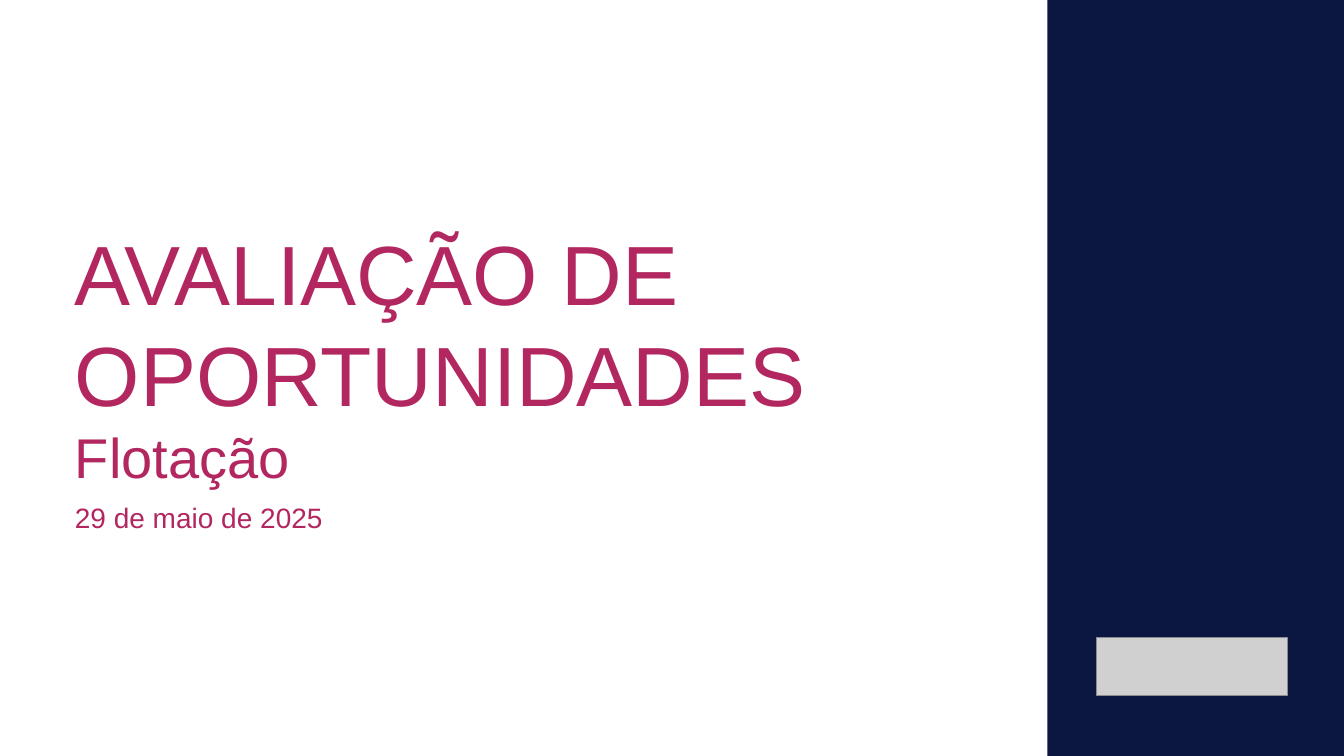
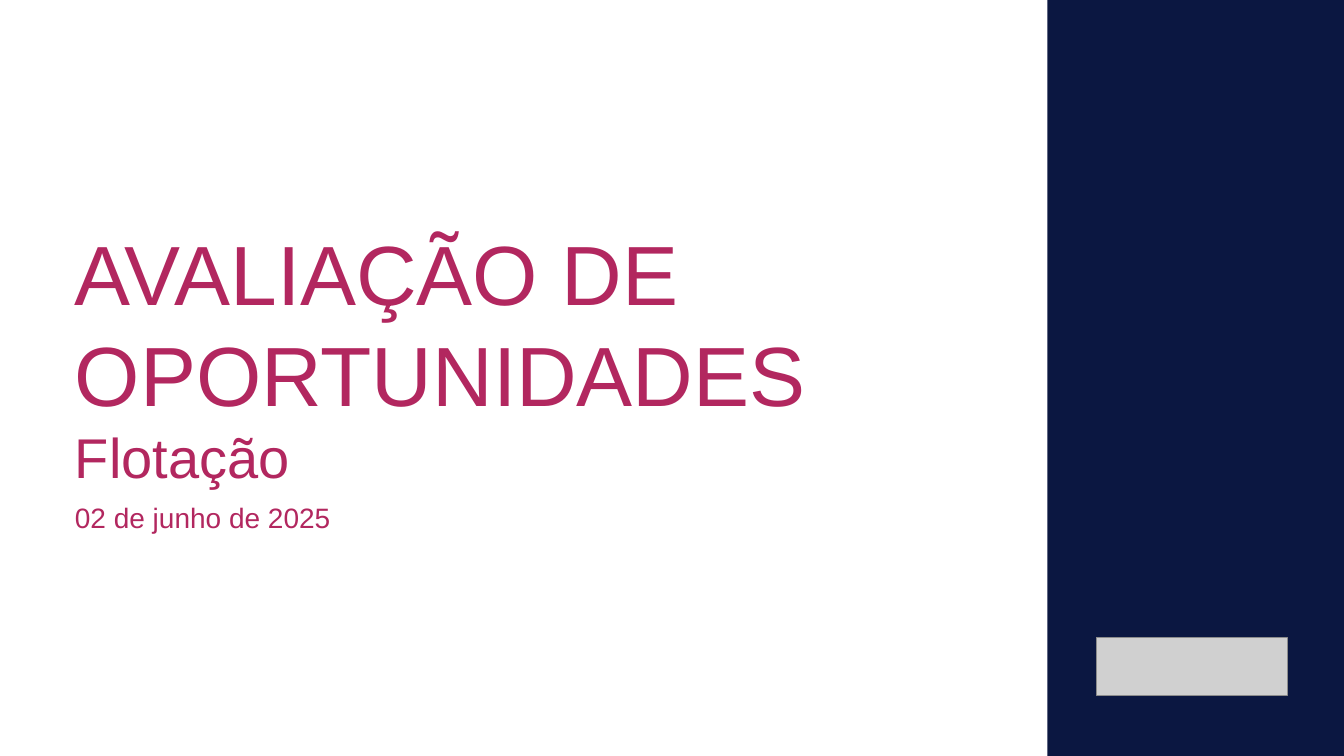
Before and after one commit to matleobor/case-ihm, a slide deck: slide 1 of IHM Stefanini - Análise de Oportunidade - Flotação.pptx. Drawn at 1344x756 pixels with LibreOffice and Linux fonts; fonts in the diff are those of the drawing; grey boxes stand for pictures. Boxes give left, top, right and bottom in pixels: in the first picture for what was removed or moved away, otherwise in the second. Text is boxed around its words. In the diff, an @@ line names an element or a change of style, - is before the commit and + after.

```diff
--- a/IHM Stefanini - Análise de Oportunidade - Flotação.pptx
+++ b/IHM Stefanini - Análise de Oportunidade - Flotação.pptx
@@ text at (x1=75, y1=507, x2=330, y2=533): text changed @@
-29 de maio de 2025
+02 de junho de 2025
```
Also in this commit, not shown: 1 other slide changed, 1 other file.
